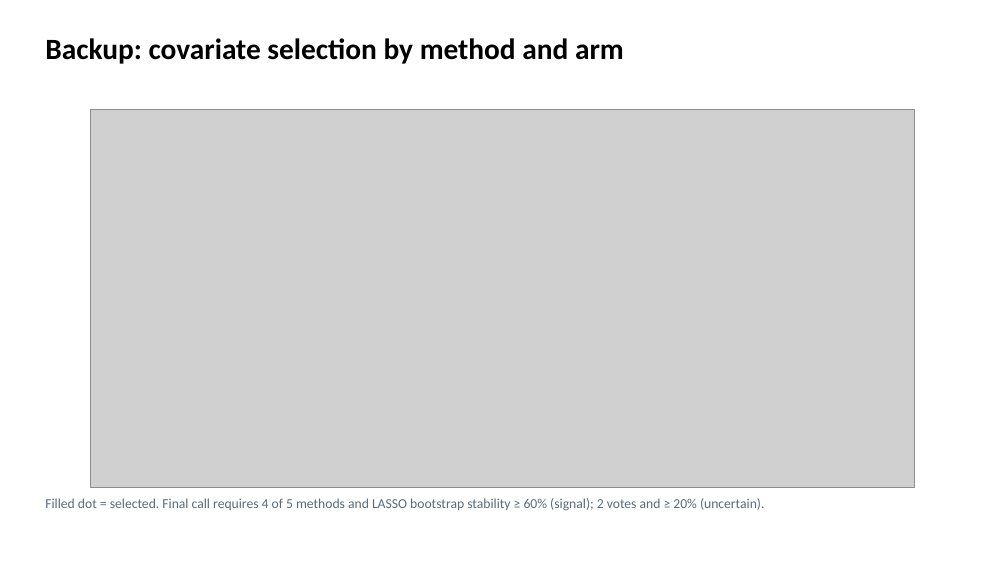
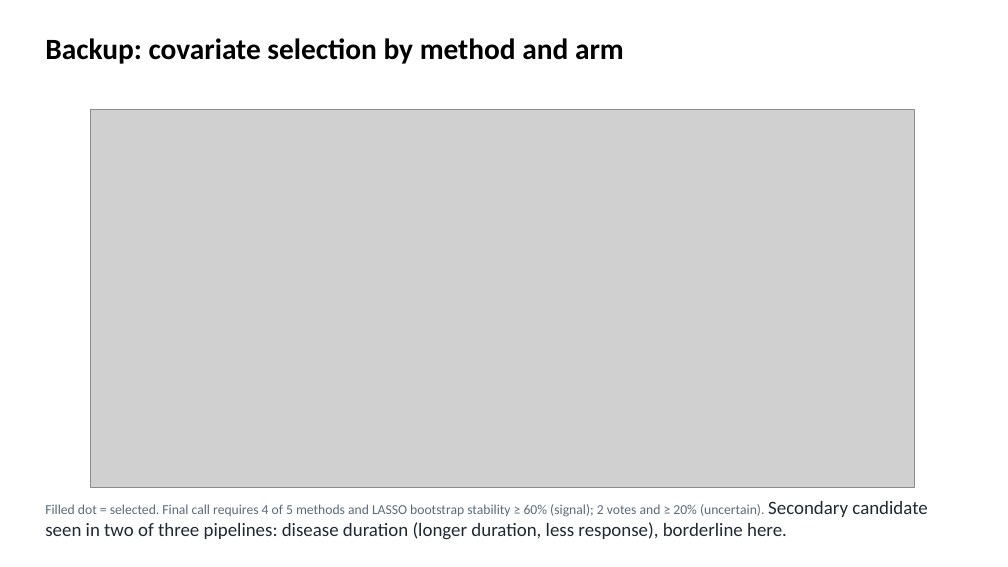
Before and after one commit to euibeom135-cell/acop2026-hackathon-team1, a slide deck: slide 8 of slides/Team1_DM1_slides.pptx. Drawn at 1008x567 pixels with LibreOffice and Linux fonts; fonts in the diff are those of the drawing; grey boxes stand for pictures. Boxes give left, top, right and bottom in pixels: in the first picture for what was removed or moved away, otherwise in the second. Text is boxed around its words. In the diff, an @@ line names an element or a change of style, - is before the commit and + after.

```diff
--- a/slides/Team1_DM1_slides.pptx
+++ b/slides/Team1_DM1_slides.pptx
@@ text at (45,501,927,540): text changed @@
-Filled dot = selected. Final call requires 4 of 5 methods and LASSO bootstrap stability ≥ 60% (signal); 2 votes and ≥ 20% (uncertain).
+Filled dot = selected. Final call requires 4 of 5 methods and LASSO bootstrap stability ≥ 60% (signal); 2 votes and ≥ 20% (uncertain). Secondary candidate seen in two of three pipelines: disease duration (longer duration, less response), borderline here.
```
Also in this commit, not shown: 1 other slide changed.
